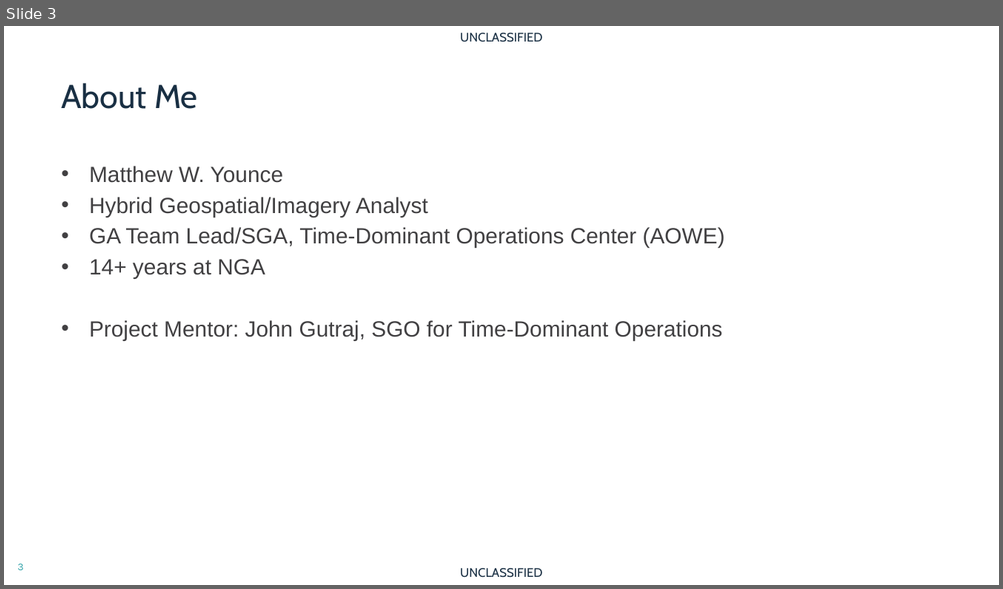
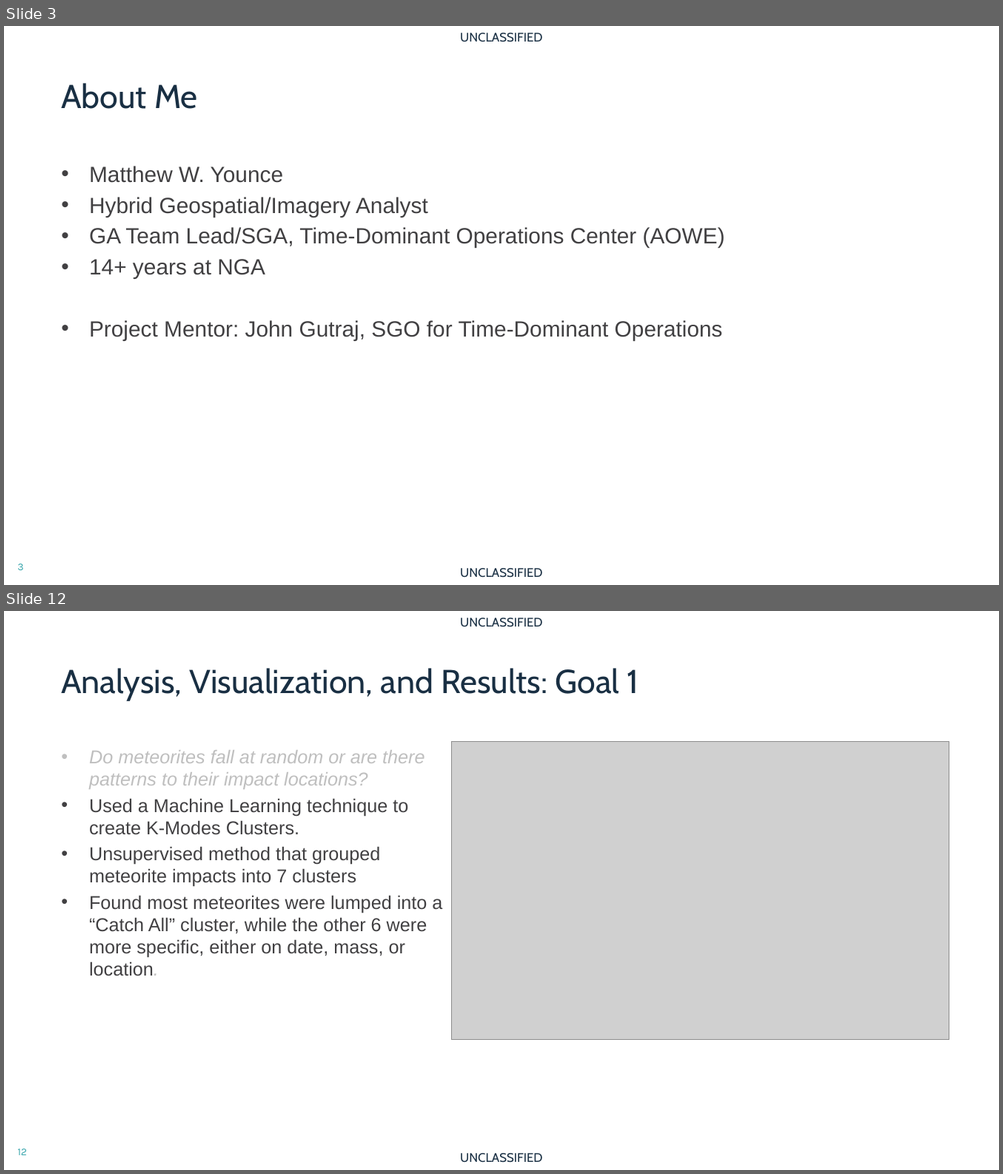
Before and after one commit to mwy912/capstone, a slide deck: milestones/milestone_8/matthew_younce_capstone.pptx. Shown one above the other, each under a label of ours: slide 3 before the commit, slides 3 and 12 after it; the slides between them are not shown. The pictures are 1003x589 and 1003x1174 pixels, drawn with LibreOffice and Linux fonts; fonts in the diff are those of the drawing; grey boxes stand for pictures; background and template pictures are left out. Boxes give left, top, right and bottom in pixels: in the first picture for what was removed or moved away, otherwise in the second. Text is boxed around its words. In the diff, an @@ line names an element or a change of style, - is before the commit and + after.

```diff
--- a/milestones/milestone_8/matthew_younce_capstone.pptx
+++ b/milestones/milestone_8/matthew_younce_capstone.pptx
@@ slide 12 added at bbox=[4, 611, 999, 1170], background #FFFFFF; not listed: 3 template elements that a slide beside it also shows @@
@@ title added at bbox=[61, 668, 638, 701], 32 pt, text #192F43 @@
+Analysis, Visualization, and Results: Goal 1
@@ picture added at bbox=[452, 741, 949, 1040] @@
@@ text added at bbox=[89, 750, 442, 977], 18 pt, text #414042 @@
+• Do meteorites fall at random or are there patterns to their impact locations?
+• Used a Machine Learning technique to create K-Modes Clusters.
+• Unsupervised method that grouped meteorite impacts into 7 clusters
+• Found most meteorites were lumped into a “Catch All” cluster, while the other 6 were more specific, either on date, mass, or location.
```
Also in this commit, not shown: 4 slides changed, 11 other slides added, 2 slides removed, 2 other files.
